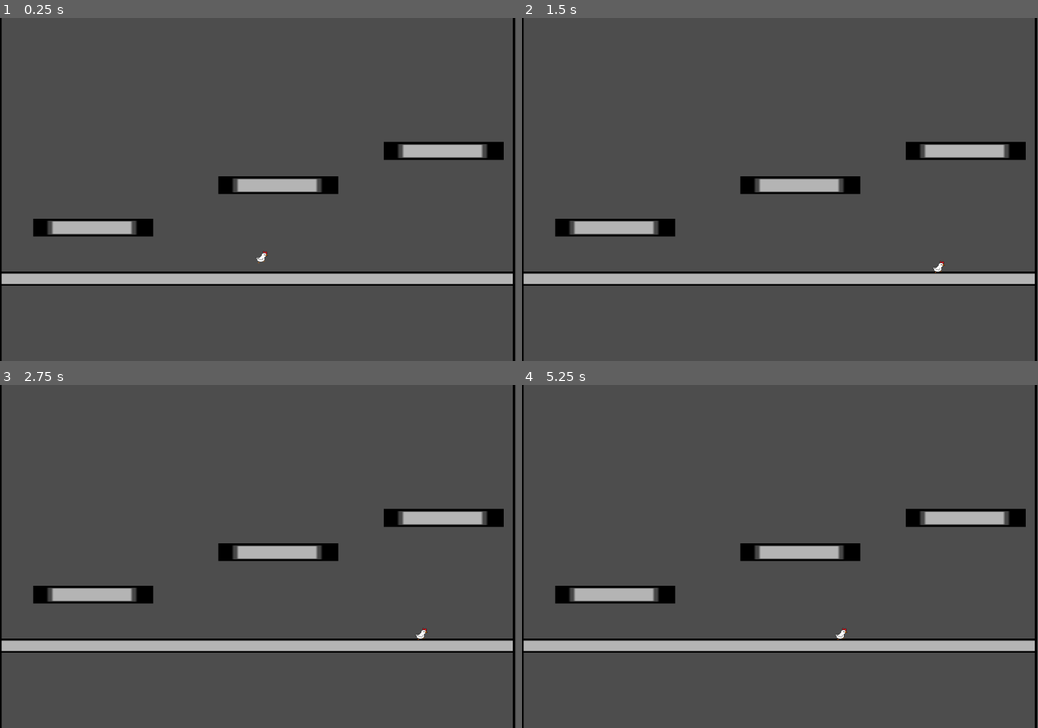
Above: before the commit, frames 1-4 (two rows, left to right).
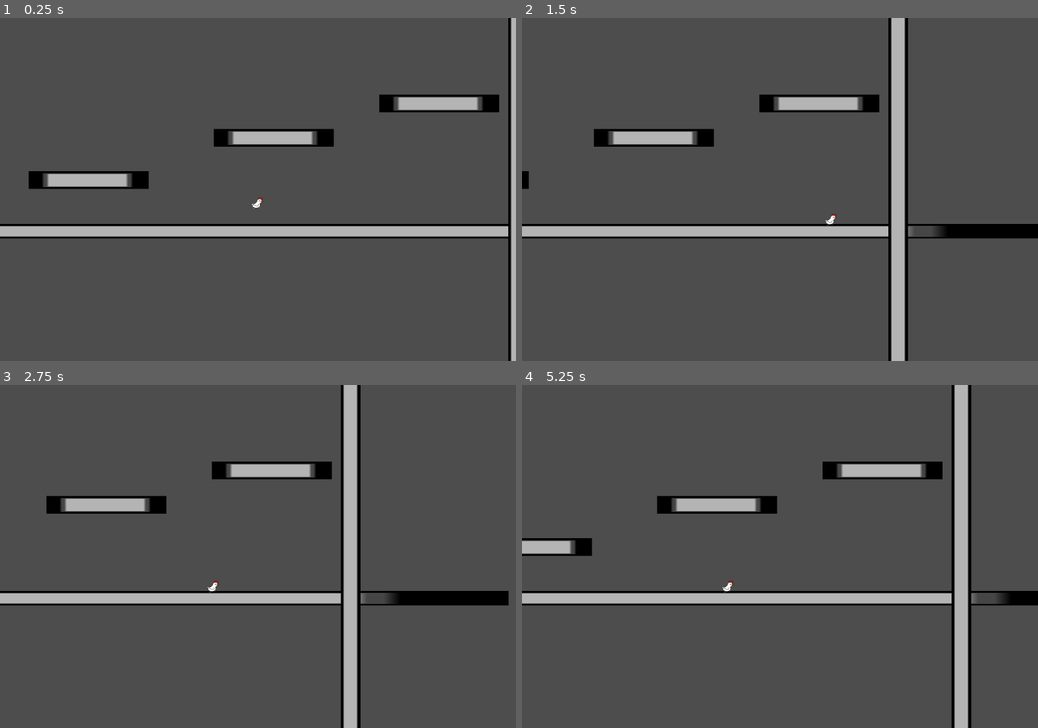
Above: after the commit, the same moments.

Repository: AubreyL1/Wingspan
Game: Godot game, scene res://testscene1.tscn
The game is run twice, just before and just after one commit, with the same random seed, the same clock (stepped at 60 frames per second) and the same inputs.
Inputs:
- Up to frame 1 (0.25 s): no input
- Up to frame 2 (1.5 s): tap Enter (ui_accept) at 0.5, 0.77 s; hold Right (ui_right) from 0.53 s (still down)
- Up to frame 3 (2.75 s): tap Enter (ui_accept) at 1.52, 2 s; release Right (ui_right) at 2.03 s; hold Left (ui_left) from 2.03 s (still down)
- Up to frame 4 (5.25 s): release Left (ui_left) at 2.78 s; hold Right (ui_right) 2.78-4.28 s; tap Enter (ui_accept) at 3.02, 3.77, 4.25, 4.52 s; hold Left (ui_left) 4.28-5.03 s; hold Right (ui_right) from 5.03 s (still down)

The runs differ from the first frame. In frame 1, 15% of the frame differs, in the area x 0-100%, y 0-100%; in frame 2, 17%; in frame 3, 17%; in frame 4, 17%.

Commit message:
Added more movement features

Diff:
--- a/palyer.gd
+++ b/palyer.gd
@@ -1,7 +1,7 @@
 extends CharacterBody2D
 
 
-const JUMP_VELOCITY = -60
+const JUMP_VELOCITY = -40
 
 var lastDir = 0
 var speed = 10
@@ -9,6 +9,7 @@
 var dashTime = 0
 var grounded = false
 var accelerationGravity = 0
+var jumpNum = 0
 
 # Get the gravity from the project settings to be synced with RigidBody nodes.
 var gravity = ProjectSettings.get_setting("physics/2d/default_gravity")
@@ -17,42 +18,53 @@
 func _physics_process(delta):
 	# Add the gravity.
 	if not is_on_floor()&&!dashing:
-		accelerationGravity += 3
+		if Input.is_action_pressed("ui_up")&&jumpNum < 2:
+			accelerationGravity += 2
+		else:
+			accelerationGravity += 1
 		velocity.y += gravity * delta + accelerationGravity
 
 	# Handle jump.
-	if Input.is_action_pressed("ui_up"):
+	if Input.is_action_just_pressed("ui_up")&&jumpNum < 2:
+		accelerationGravity = 0
+		velocity.y = 50
+
+	if Input.is_action_pressed("ui_up")&&jumpNum < 2:
 		velocity.y += JUMP_VELOCITY+(-50+accelerationGravity)
 		grounded = false
 
+	if Input.is_action_just_released("ui_up"):
+		jumpNum += 1
+
 	if is_on_floor():
+		jumpNum = 0
 		accelerationGravity = 0
 		grounded = true
 
 	# Get the input direction and handle the movement/deceleration.
-	# As good practice, you should replace UI actions with custom gameplay actions.
+	# As good practice, you should replace UI actions with custom gameplay actions
+	# nuh uh
 	var direction = Input.get_axis("ui_left", "ui_right")
-
 	if direction > 0:
 		#Moves right
 		if velocity.x < 0:
-			speed = 50
+			speed = 80
 		else:
-			speed = 20
+			speed = 30
 		velocity.x += speed
 		lastDir = direction
 
 	elif direction < 0:
 		#Moves left
 		if velocity.x > 0:
-			speed = 50
+			speed = 80
 		else:
-			speed = 20
+			speed = 30
 		velocity.x -= speed
 		lastDir = direction
 	else:
 		#Stops the Bird when no movement keys are pressed
-		speed = move_toward(velocity.x, 0, 30)
+		speed = move_toward(velocity.x, 0, 50)
 		velocity.x = speed
 
 	#Limits speed of player
@@ -60,6 +72,9 @@
 		velocity.x -= 40
 	elif velocity.x < -1000:
 		velocity.x += 40
+
+	if velocity.y > 2000:
+		velocity.y = 2000
 
 	dash()
 	dashTime+=1
@@ -76,5 +91,6 @@
 		dashing = true
 		velocity.y = 0
 	elif dashTime == 15:
+		jumpNum = 1
 		dashing = false
 		velocity.x = 0
--- a/testscene1.tscn
+++ b/testscene1.tscn
@@ -31,3 +31,15 @@
 
 [node name="CharacterBody2D" parent="." instance=ExtResource("2_hk4t7")]
 position = Vector2(913, 770)
+
+[node name="Camera2D" type="Camera2D" parent="CharacterBody2D"]
+position = Vector2(3, -4)
+scale = Vector2(8.36805, 1.24182)
+limit_left = -600
+limit_top = -600
+limit_right = 2400
+limit_bottom = 1800
+limit_smoothed = true
+position_smoothing_speed = 10.0
+drag_horizontal_enabled = true
+drag_vertical_enabled = true
